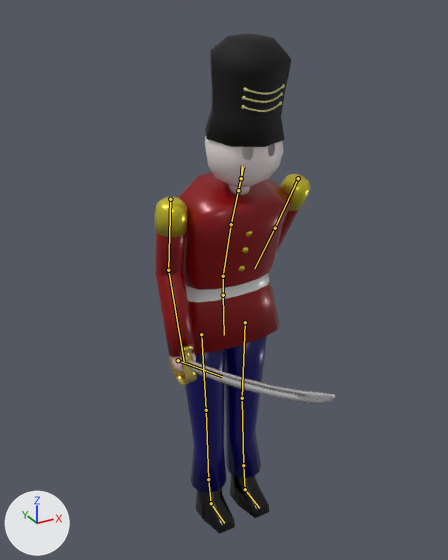
What one commit did to the FBX model Bearlike Project/Assets/03.Resources/02.Modeling/04.Monster/Toy Soldier/Toy_solider_Modeling_Saber_Remake.fbx.
Before and after are seen from a camera (50 mm lens) standing at (-0.987, -1.771, 1.894) and looking at (-0.077, -0.116, 1.067). The axes (+X, +Y, +Z) are drawn at lower left. The lights are the same throughout. Both versions are drawn at frame 13 of the action 'Bone|Bone|Bone|Attack'; the numbers are the values there. The bones that bend it are drawn over the model as lines.

The first picture shows 'Body', 'Knife'.
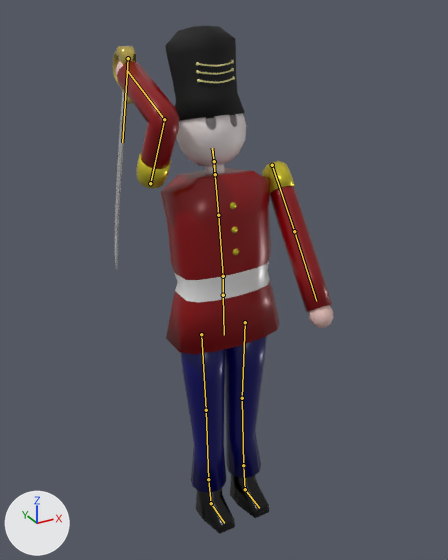
The change in detail:
Bone 'Spine1' (bone_spine1) turns from (0, 0, -17) to (0, 0, 6) degrees about its own x, y and z.
Bone 'Spine2' (bone_spine2) turns from (0, 0, -4) to (0, 0, 3) degrees about its own x, y and z.
Bone 'Head' (bone_head) turns from (0, 0, 13) to (0, 0, 4) degrees about its own x, y and z.
Bone 'R_Arm_up' (bone_r_arm_up) turns from (0, 0, -9) to (1, -1, -139) degrees about its own x, y and z.
Bone 'R_Arm_down' (bone_r_arm_down) turns from (-1, 0, -30) to (0, 0, -101) degrees about its own x, y and z.
Bone 'Knife' (bone_knife) moves from (0.338, -0.276, -0.003) to (0.336, -0.269, -0.002).
Bone 'Knife' (bone_knife) turns from (3, 6, 87) to (2, 0, 89) degrees about its own x, y and z.
Bone 'L_Arm_up' (bone_l_arm_up) turns from (0, 0, 12) to (0, 0, -26) degrees about its own x, y and z.

Where the change shows, as pixel boxes [x1, y1, x2, y2] in the pictures (448 x 560 px):
'Body', posed (40% wider)
    before: [155, 34, 310, 534]
    after: [115, 26, 333, 534]
'Knife', posed
    before: [168, 344, 335, 404]
    after: [113, 46, 136, 270]
bone 'Spine1', root to tip
    before: (223, 276) to (231, 224)
    after: (223, 276) to (218, 215)
bone 'Spine2', root to tip
    before: (231, 224) to (243, 166)
    after: (218, 215) to (212, 148)
bone 'Head', root to tip
    before: (241, 178) to (242, 165)
    after: (214, 161) to (212, 148)
bone 'R_Arm_up', root to tip
    before: (170, 199) to (168, 270)
    after: (150, 183) to (164, 119)
bone 'R_Arm_down', root to tip
    before: (168, 270) to (184, 361)
    after: (164, 119) to (127, 71)
bone 'Knife', root to tip
    before: (178, 360) to (222, 376)
    after: (128, 58) to (122, 142)
bone 'L_Arm_up', root to tip
    before: (298, 178) to (275, 228)
    after: (272, 165) to (294, 231)
